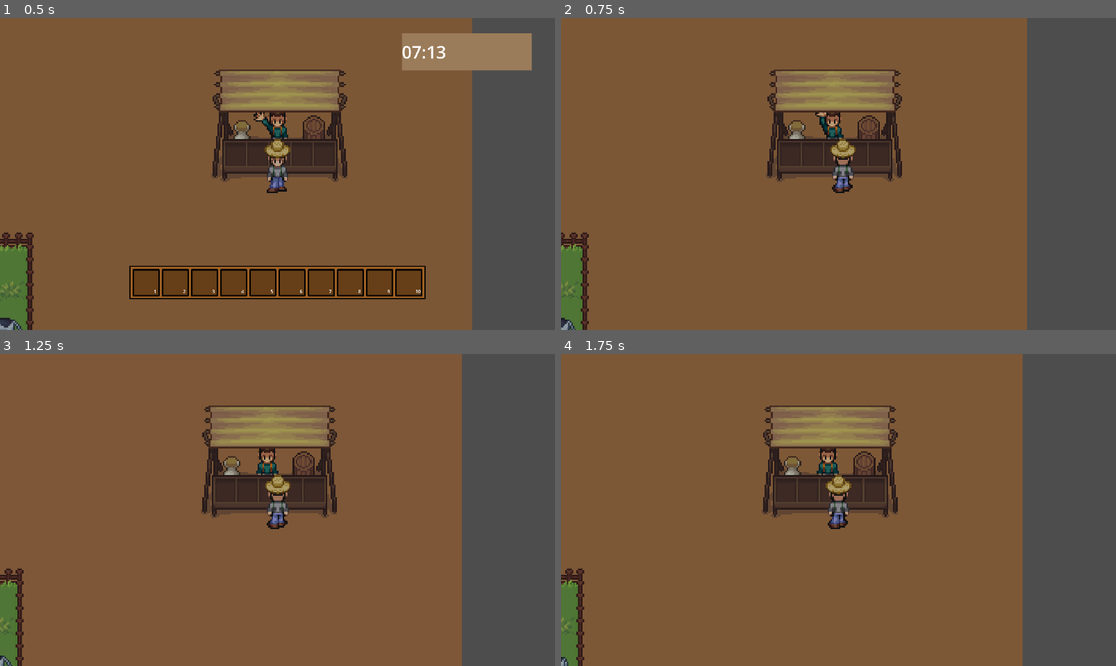
Above: before the commit, frames 1-4 (two rows, left to right).
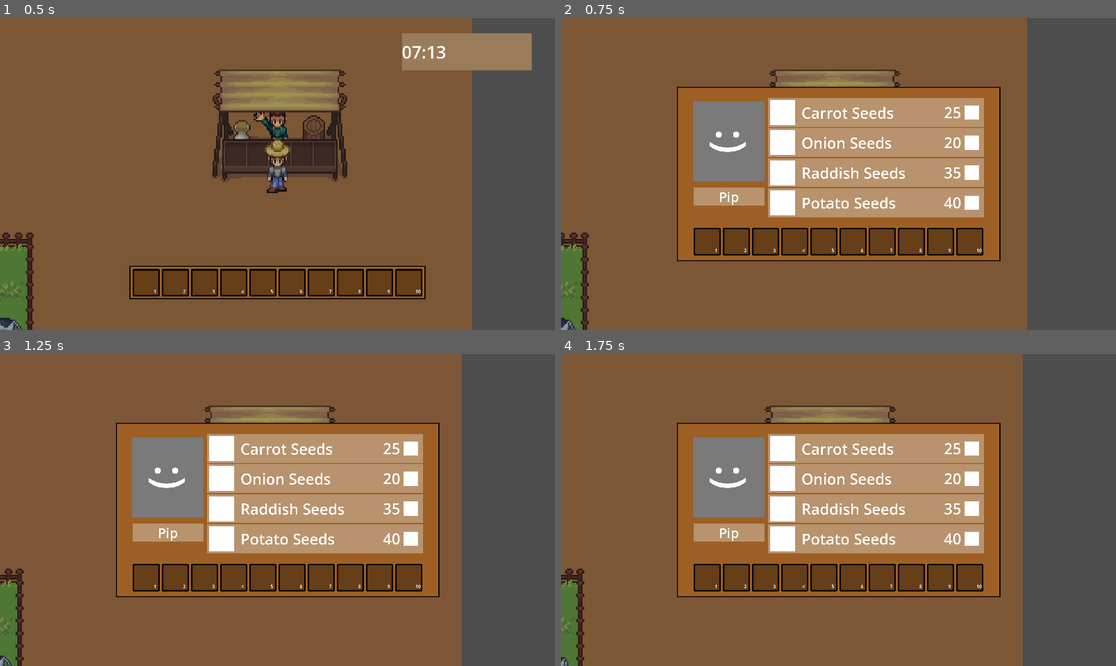
Above: after the commit, the same moments.

Repository: DragonEyeGames/Farming-Fun
Game: Godot game, scene res://Scenes/Main.tscn
Two runs of this game, one before a commit and one after it. Both use one fixed random seed, a clock stepped at 60 frames per second and the inputs below.
Inputs:
- Up to frame 1 (0.5 s): no input
- Up to frame 2 (0.75 s): tap Enter at 0.5 s; hold D (Right) from 0.53 s (still down); tap E (Interact) at 0.6 s
- Up to frame 3 (1.25 s): keep holding D (Right)
- Up to frame 4 (1.75 s): release D (Right) at 1.28 s; hold S (Down) from 1.28 s (still down); tap E (Interact) at 1.35 s

Frame 1 is identical in both runs. In frame 2, 33% of the frame differs, in the area x 20-80%, y 22-78%; in frame 3, 33%; in frame 4, 33%.

Commit message:
Extra Shop
I got the shop working better and integrated it into the item enum! More to come later (like actually selling...)

Diff:
--- a/Scenes/Main.tscn
+++ b/Scenes/Main.tscn
@@ -25,6 +25,7 @@
 [ext_resource type="Texture2D" uid="uid://r1k5u4fnpsmj" path="res://Characters/Shopkeep.png" id="23_3tgeq"]
 [ext_resource type="Script" uid="uid://bt7il3eicur1p" path="res://Scenes/shopkeep.gd" id="24_c4ay3"]
 [ext_resource type="PackedScene" uid="uid://dq70mbcajtim3" path="res://Scenes/inventory_slot.tscn" id="25_c4ay3"]
+[ext_resource type="PackedScene" uid="uid://hubi2ixxr7k2" path="res://Scenes/item.tscn" id="26_5jffn"]
 
 [sub_resource type="AtlasTexture" id="AtlasTexture_im7ls"]
 atlas = ExtResource("6_lgr22")
@@ -775,7 +776,97 @@
 
 [node name="InventorySlot10" parent="Shop/HUD/HBoxContainer" instance=ExtResource("25_c4ay3")]
 layout_mode = 2
-index = 10
+index = 9
+
+[node name="ColorRect3" type="ColorRect" parent="Shop/HUD"]
+anchors_preset = 8
+anchor_left = 0.5
+anchor_top = 0.5
+anchor_right = 0.5
+anchor_bottom = 0.5
+offset_left = -501.0
+offset_top = 47.0
+offset_right = -203.0
+offset_bottom = 124.0
+grow_horizontal = 2
+grow_vertical = 2
+scale = Vector2(0.82, 0.82)
+color = Color(0.7210815, 0.5746666, 0.42706376, 1)
+
+[node name="RichTextLabel" type="RichTextLabel" parent="Shop/HUD/ColorRect3"]
+layout_mode = 1
+anchors_preset = 15
+anchor_right = 1.0
+anchor_bottom = 1.0
+grow_horizontal = 2
+grow_vertical = 2
+theme_override_font_sizes/normal_font_size = 56
+text = "Pip"
+horizontal_alignment = 1
+vertical_alignment = 1
+
+[node name="ColorRect4" type="ColorRect" parent="Shop/HUD/ColorRect3"]
+z_index = -1
+layout_mode = 1
+anchors_preset = 8
+anchor_left = 0.5
+anchor_top = 0.5
+anchor_right = 0.5
+anchor_bottom = 0.5
+offset_left = -154.0
+offset_top = -42.5
+offset_right = 153.0
+offset_bottom = 38.5
+grow_horizontal = 2
+grow_vertical = 2
+color = Color(0, 0, 0, 1)
+
+[node name="ColorRect5" type="ColorRect" parent="Shop/HUD"]
+offset_left = 457.0
+offset_top = 288.0
+offset_right = 704.0
+offset_bottom = 566.0
+color = Color(0.47788018, 0.47788012, 0.47788012, 1)
+
+[node name="RichTextLabel" type="RichTextLabel" parent="Shop/HUD/ColorRect5"]
+layout_mode = 0
+offset_left = 247.90906
+offset_right = 526.81824
+offset_bottom = 226.28201
+rotation = 1.5707964
+theme_override_font_sizes/normal_font_size = 144
+text = ":)"
+horizontal_alignment = 1
+vertical_alignment = 1
+
+[node name="ScrollContainer" type="ScrollContainer" parent="Shop/HUD"]
+offset_left = 716.0
+offset_top = 277.0
+offset_right = 1500.0
+offset_bottom = 692.0
+horizontal_scroll_mode = 0
+
+[node name="VBoxContainer" type="VBoxContainer" parent="Shop/HUD/ScrollContainer"]
+custom_minimum_size = Vector2(765, 0)
+layout_mode = 2
+
+[node name="Item" parent="Shop/HUD/ScrollContainer/VBoxContainer" instance=ExtResource("26_5jffn")]
+layout_mode = 2
+
+[node name="Item2" parent="Shop/HUD/ScrollContainer/VBoxContainer" instance=ExtResource("26_5jffn")]
+layout_mode = 2
+item = 6
+cost = 20
+
+[node name="Item3" parent="Shop/HUD/ScrollContainer/VBoxContainer" instance=ExtResource("26_5jffn")]
+layout_mode = 2
+item = 5
+cost = 35
+
+[node name="Item4" parent="Shop/HUD/ScrollContainer/VBoxContainer" instance=ExtResource("26_5jffn")]
+layout_mode = 2
+item = 7
+cost = 40
 
 [connection signal="animation_finished" from="Windmill/Door" to="Windmill" method="_on_door_animation_finished"]
 [connection signal="body_entered" from="Windmill/Door/Area2D" to="Windmill" method="_on_area_2d_body_entered"]
--- /dev/null
+++ b/Scenes/item.tscn
@@ -0,0 +1,56 @@
+[gd_scene load_steps=2 format=3 uid="uid://hubi2ixxr7k2"]
+
+[ext_resource type="Script" uid="uid://dduwraqaxa3w" path="res://Scenes/shopItem.gd" id="1_ys0gr"]
+
+[node name="Item" type="Control"]
+custom_minimum_size = Vector2(0, 100)
+layout_mode = 3
+anchors_preset = 0
+script = ExtResource("1_ys0gr")
+item = 4
+cost = 25
+
+[node name="ColorRect" type="ColorRect" parent="."]
+layout_mode = 1
+anchors_preset = 9
+anchor_bottom = 1.0
+offset_right = 748.0
+grow_horizontal = 2
+grow_vertical = 2
+color = Color(0.72156864, 0.5764706, 0.42745098, 1)
+metadata/_edit_use_anchors_ = true
+
+[node name="ColorRect2" type="ColorRect" parent="."]
+layout_mode = 0
+offset_left = 8.0
+offset_top = 7.0
+offset_right = 95.0
+offset_bottom = 94.0
+
+[node name="Item" type="RichTextLabel" parent="."]
+layout_mode = 0
+offset_left = 116.0
+offset_top = 7.0
+offset_right = 496.0
+offset_bottom = 95.0
+theme_override_font_sizes/normal_font_size = 52
+text = "Carrot Seeds"
+vertical_alignment = 1
+
+[node name="Cost" type="RichTextLabel" parent="."]
+layout_mode = 0
+offset_left = 548.0
+offset_top = 9.0
+offset_right = 668.0
+offset_bottom = 92.0
+theme_override_font_sizes/normal_font_size = 52
+text = "25"
+horizontal_alignment = 2
+vertical_alignment = 1
+
+[node name="ColorRect3" type="ColorRect" parent="."]
+layout_mode = 0
+offset_left = 680.0
+offset_top = 26.0
+offset_right = 730.0
+offset_bottom = 75.0
--- /dev/null
+++ b/Scenes/shopItem.gd
@@ -0,0 +1,11 @@
+extends Control
+
+@export var item: GameManager.inventoryItem
+@export var cost: int
+
+func _ready() -> void:
+	var itemName = GameManager.inventoryItem.keys()[item]
+	var itemText = str(itemName)
+	itemText = itemText.replace("_", " ")
+	$Item.text=str(itemText)
+	$Cost.text=str(cost)
--- a/Scenes/shopkeep.gd
+++ b/Scenes/shopkeep.gd
@@ -16,6 +16,7 @@
 		GameManager.hud.visible=false
 		GameManager.player.canMove=false
 		GameManager.player.sprite.play("idle-up")
+		$"../HUD".visible=true
 
 func _on_animation_finished() -> void:
 	play("idle")
--- a/Scripts/GameManager.gd
+++ b/Scripts/GameManager.gd
@@ -10,6 +10,10 @@
 	Raddish,
 	Onion,
 	Potato,
+	Carrot_Seeds,
+	Raddish_Seeds,
+	Onion_Seeds,
+	Potato_Seeds
 }
 
 var playerInventory: Dictionary[inventoryItem, int] = {}
Not shown: 1 places in Scenes/Main.tscn that only renumber resources
Not shown, added: Scenes/shopItem.gd.uid
